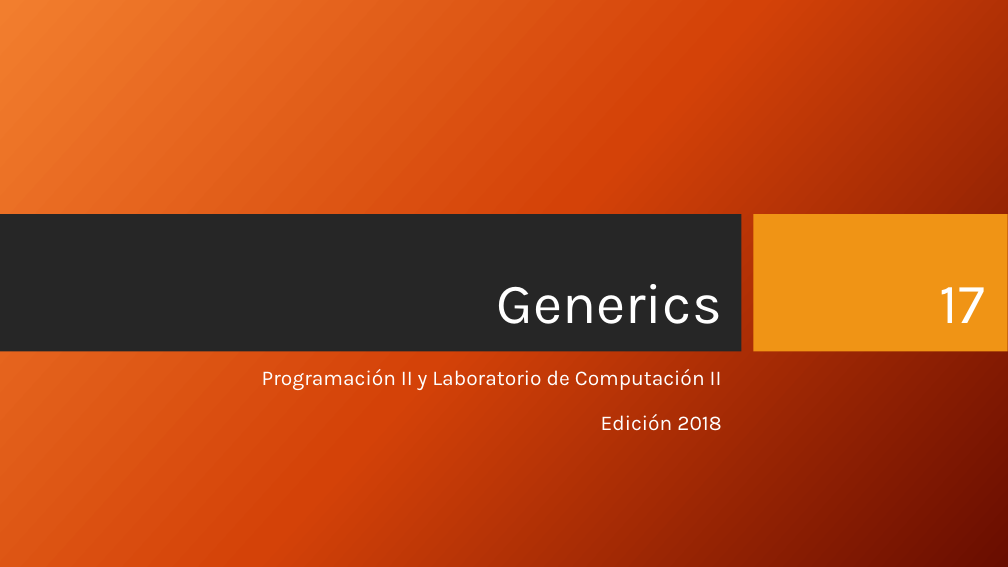
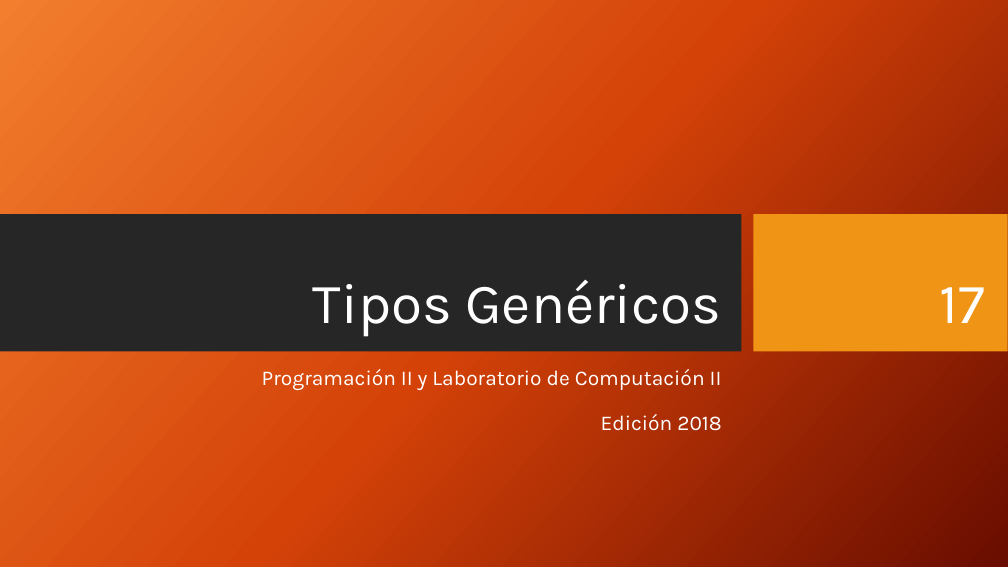
Before and after one commit to FedeDavila1984/utn_prog_y_lab_II, a slide deck: slide 1 of PPTs/ProgramacionII_Clase_17-2018.pptx. Drawn at 1008x567 pixels with LibreOffice and Linux fonts; fonts in the diff are those of the drawing; background and template pictures are left out. Boxes give left, top, right and bottom in pixels: in the first picture for what was removed or moved away, otherwise in the second. Text is boxed around its words. In the diff, an @@ line names an element or a change of style, - is before the commit and + after.

```diff
--- a/PPTs/ProgramacionII_Clase_17-2018.pptx
+++ b/PPTs/ProgramacionII_Clase_17-2018.pptx
@@ title at (313, 279, 721, 337): text changed @@
-Generics
+Tipos Genéricos
```
Also in this commit, not shown: 2 slides added, 8 other files.
